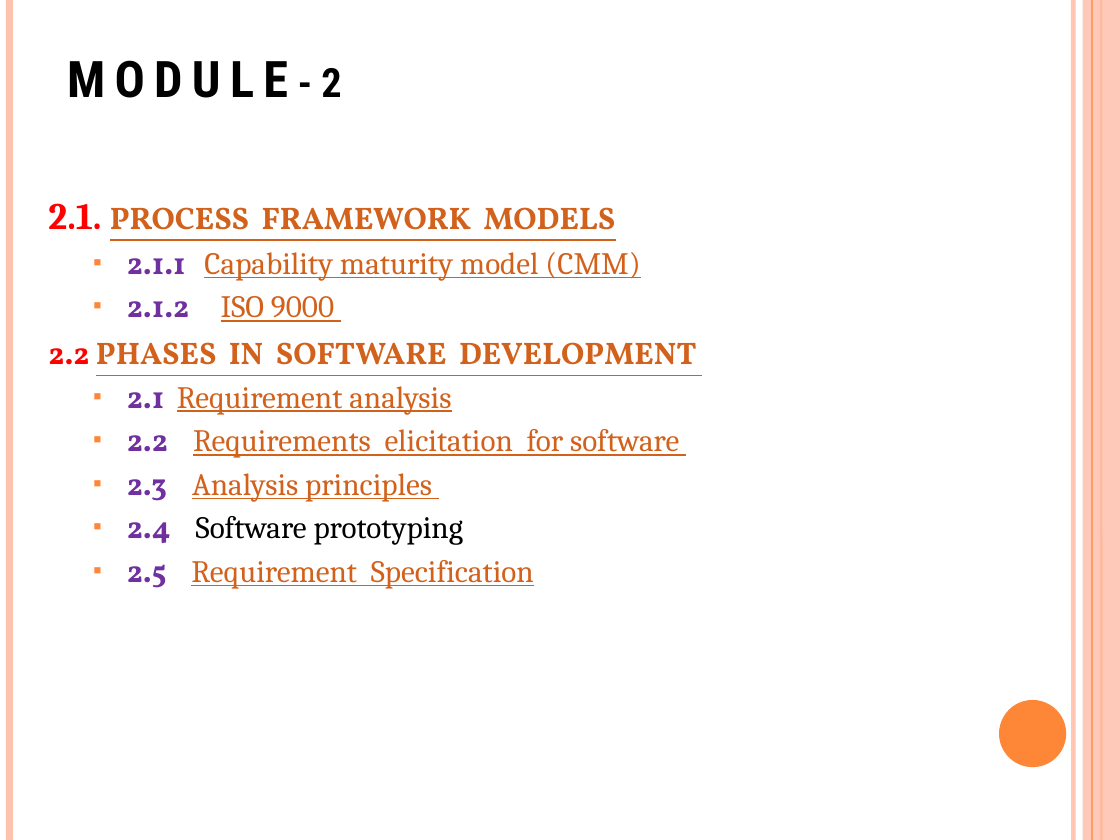
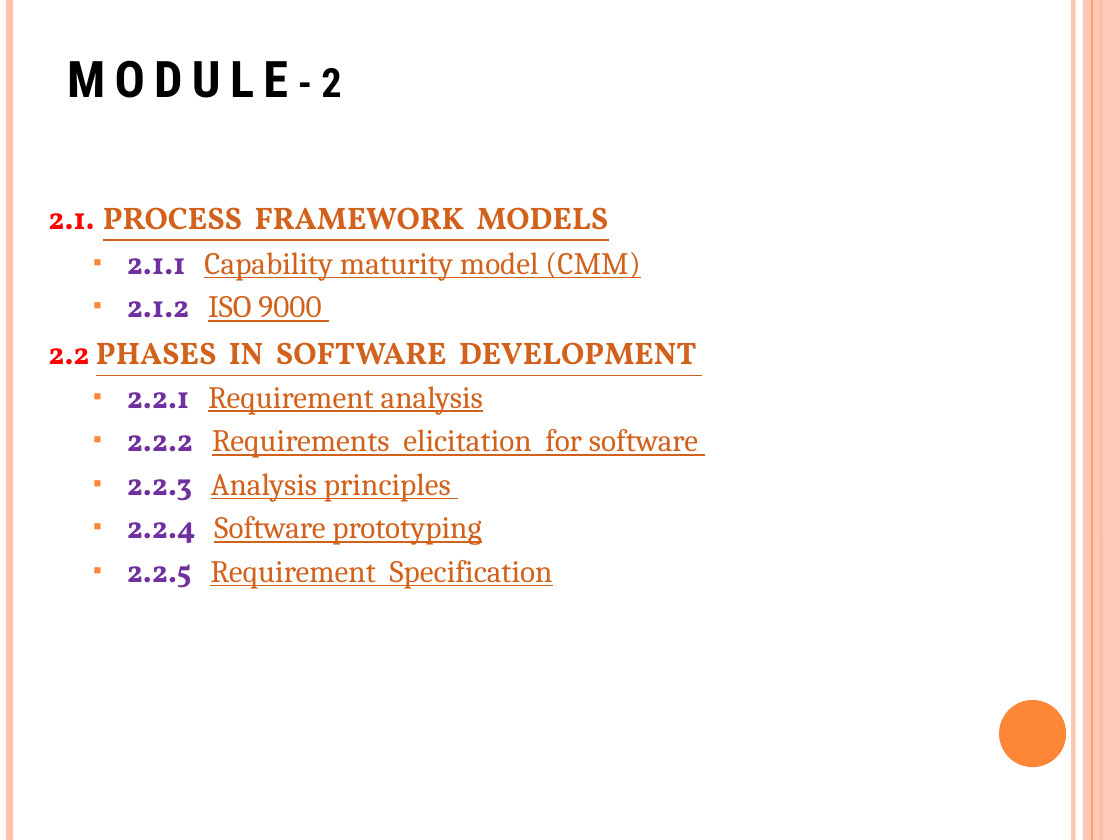
Before and after one commit to GeneralNitin/S6, a slide deck: slide 2 of 04. Software Engineering and Project Management/PPTs/M2.pptx. Drawn at 1120x840 pixels with LibreOffice and Linux fonts; fonts in the diff are those of the drawing. Boxes give left, top, right and bottom in pixels: in the first picture for what was removed or moved away, otherwise in the second. Text is boxed around its words. In the diff, an @@ line names an element or a change of style, - is before the commit and + after.

```diff
--- a/04. Software Engineering and Project Management/PPTs/M2.pptx
+++ b/04. Software Engineering and Project Management/PPTs/M2.pptx
@@ text at [48, 207, 609, 241]: size 24 to 20 pt, font Cambria to Vollkorn in "2.1." @@
@@ text at [127, 386, 698, 589]: text changed @@
-  ▪ 2.1 Requirement analysis
-  ▪ 2.2 Requirements elicitation for software
-  ▪ 2.3 Analysis principles
-  ▪ 2.4 Software prototyping
-  ▪ 2.5 Requirement Specification
+  ▪ 2.2.1 Requirement analysis
+  ▪ 2.2.2 Requirements elicitation for software
+  ▪ 2.2.3 Analysis principles
+  ▪ 2.2.4 Software prototyping
+  ▪ 2.2.5 Requirement Specification
```
Also in this commit, not shown: 43 other slides changed, 2 slides added, 4 slides removed, 42 other files.
